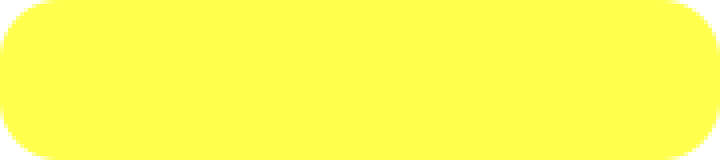
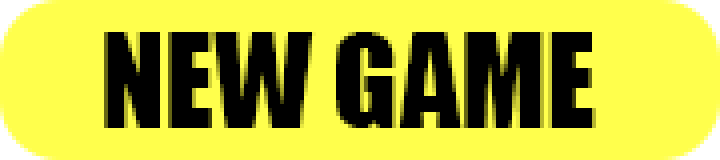
Layer changes from the first 720 x 160 image to the second:
showed "NEW GAME" over [104, 32, 596, 128]
